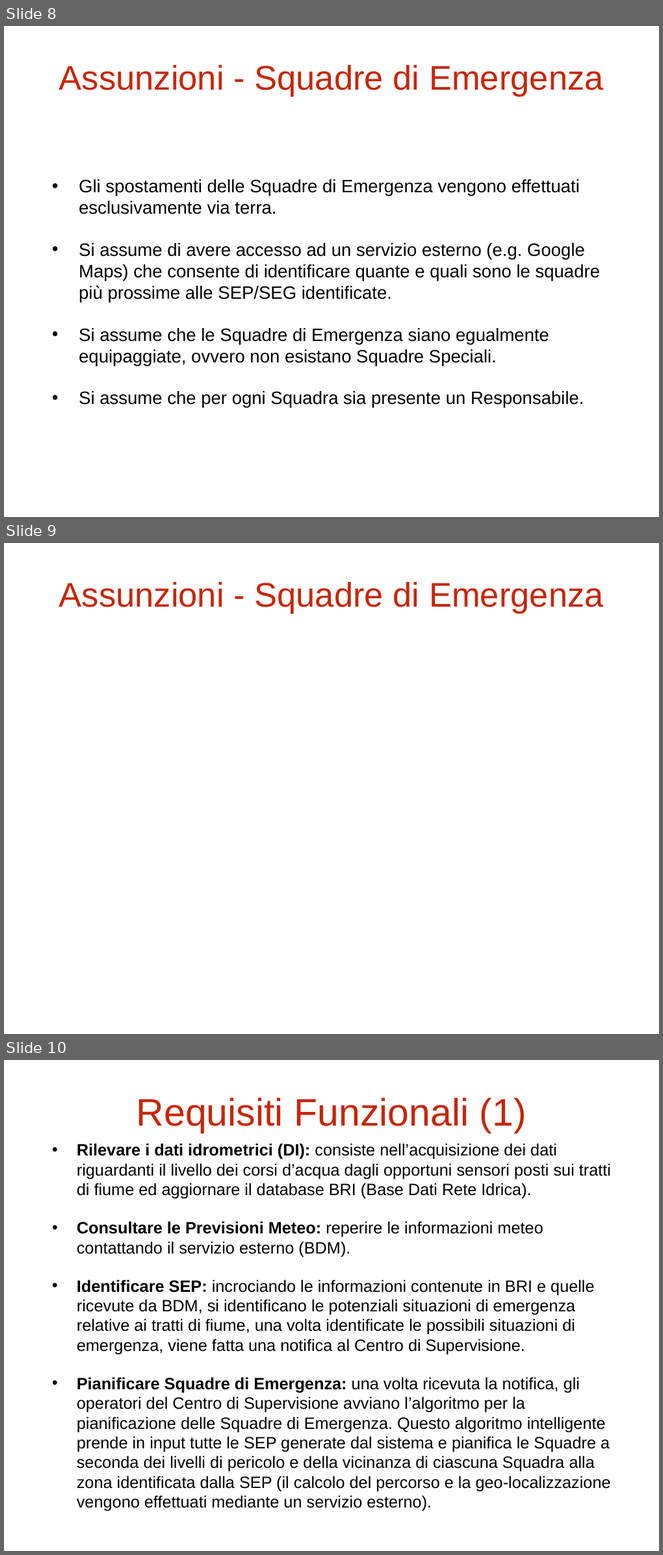
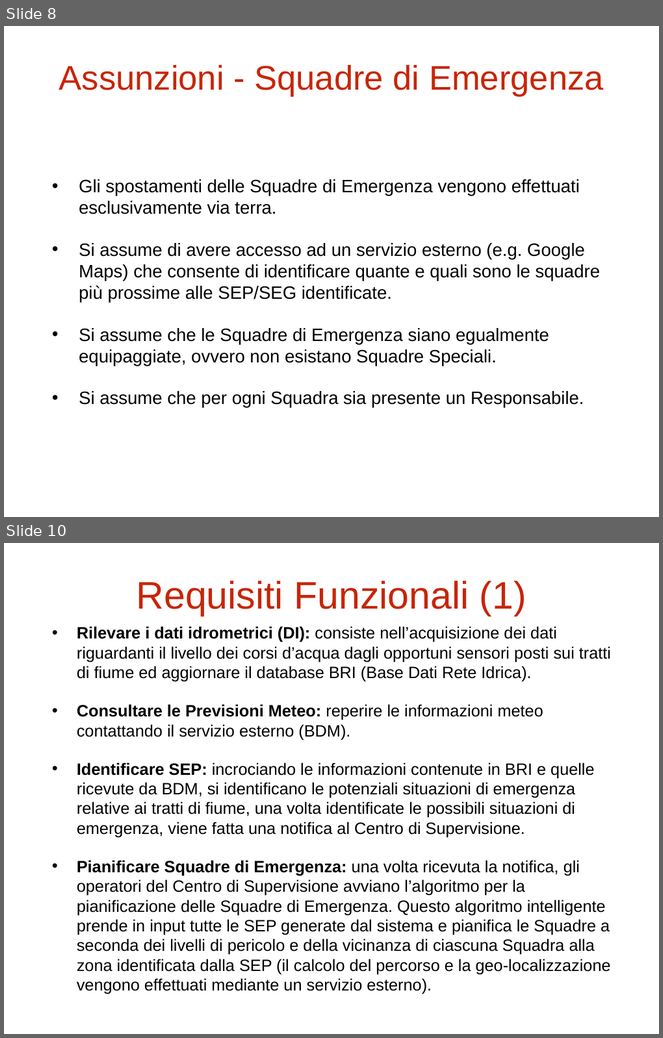
Before and after one commit to Stef23/MRVProject, a slide deck: PDF.pptx. Shown one above the other, each under a label of ours: slides 8, 9 and 10 before the commit, slides 8 and 10 after it; the slides between them are not shown. The pictures are 663x1555 and 663x1038 pixels, drawn with LibreOffice and Linux fonts; fonts in the diff are those of the drawing. Boxes give left, top, right and bottom in pixels: in the first picture for what was removed or moved away, otherwise in the second. Text is boxed around its words. In the diff, an @@ line names an element or a change of style, - is before the commit and + after.

```diff
--- a/PDF.pptx
+++ b/PDF.pptx
@@ slide 9 removed at <box>4,543,659,1034</box>, background #FFFFFF @@
@@ title removed at <box>59,582,604,614</box> @@
-Assunzioni - Squadre di Emergenza
```
Also in this commit, not shown: 7 slides changed, 22 slides added, 1 other slide removed, 5 other files.
